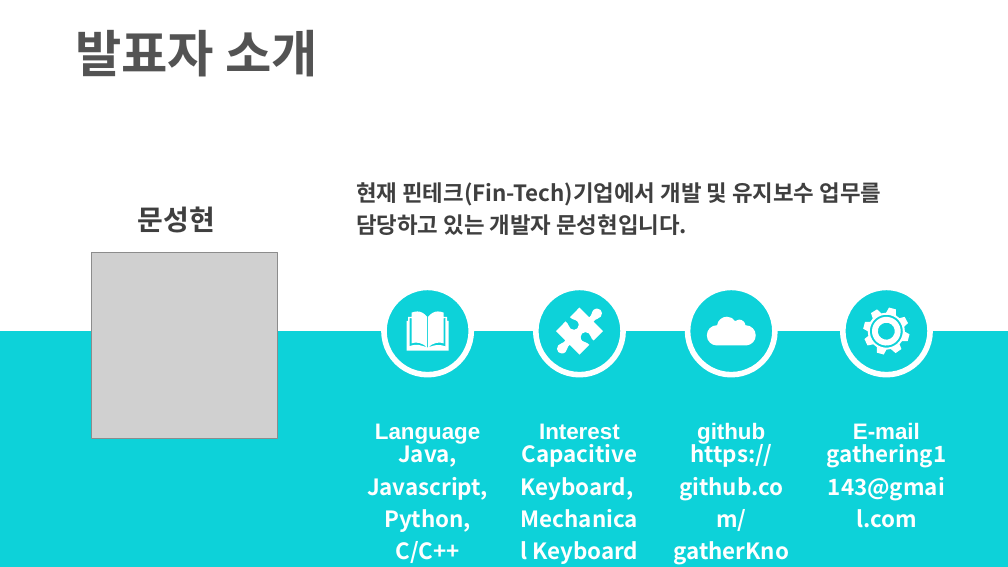
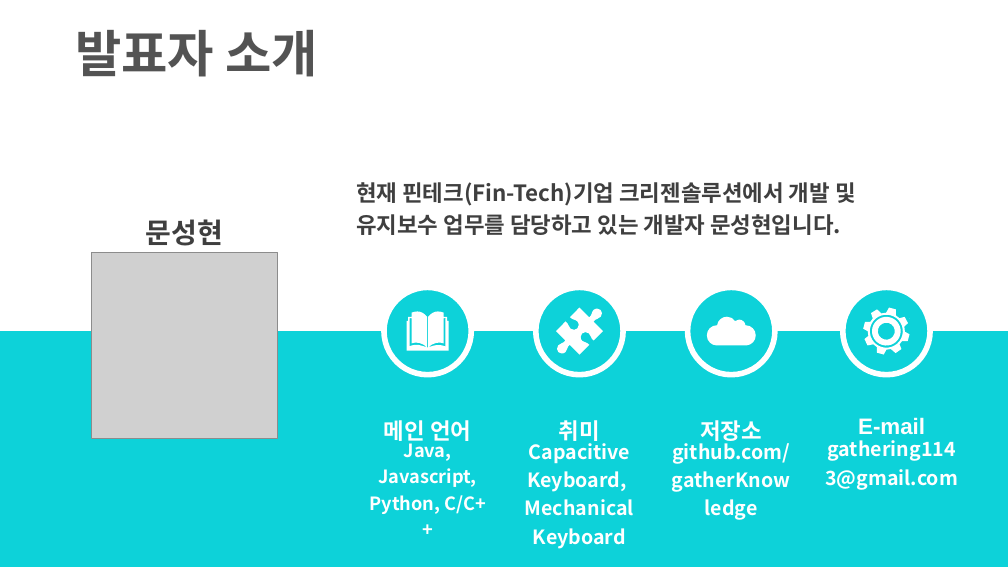
Before and after one commit to gatherKnowledge/Presentation, a slide deck: slide 2 of GreatCode/1-2장_수치표기법.pptx. Drawn at 1008x567 pixels with LibreOffice and Linux fonts; fonts in the diff are those of the drawing; grey boxes stand for pictures. Boxes give left, top, right and bottom in pixels: in the first picture for what was removed or moved away, otherwise in the second. Text is boxed around its words. In the diff, an @@ line names an element or a change of style, - is before the commit and + after.

```diff
--- a/GreatCode/1-2장_수치표기법.pptx
+++ b/GreatCode/1-2장_수치표기법.pptx
@@ text "문성현": place and size @@
-text "문성현" at <box>138,206,215,233</box>
+text "문성현" at <box>146,219,223,246</box>
@@ text at <box>356,182,856,235</box>: text changed @@
-현재 핀테크(Fin-Tech)기업에서 개발 및 유지보수 업무를 담당하고 있는 개발자 문성현입니다.
+현재 핀테크(Fin-Tech)기업 크리젠솔루션에서 개발 및 유지보수 업무를 담당하고 있는 개발자 문성현입니다.
@@ text "E-mail": place and size @@
-text "E-mail" at <box>853,422,920,440</box>
+text "E-mail" at <box>858,417,925,435</box>
@@ text "Java," at <box>370,439,485,514</box>: size 16 to 13 pt @@
@@ text at <box>384,420,471,444</box>: text changed @@
-Language
+메인 언어
@@ text "Capacitive Keyboard," at <box>525,439,634,549</box>: size 16 to 14 pt @@
@@ text at <box>559,420,600,444</box>: text changed @@
-Interest
+취미
@@ text at <box>672,439,790,464</box>: text changed; size 16 to 14 pt @@
-https://github.com/gatherKnowledge
+github.com/gatherKnowledge
@@ text at <box>700,420,762,444</box>: text changed @@
-github
+저장소
@@ text "gathering1143@gmail.com" at <box>825,469,958,490</box>: size 16 to 14 pt @@
```
Also in this commit, not shown: 25 other slides changed, 5 slides added, 2 slides removed, 3 other files.
